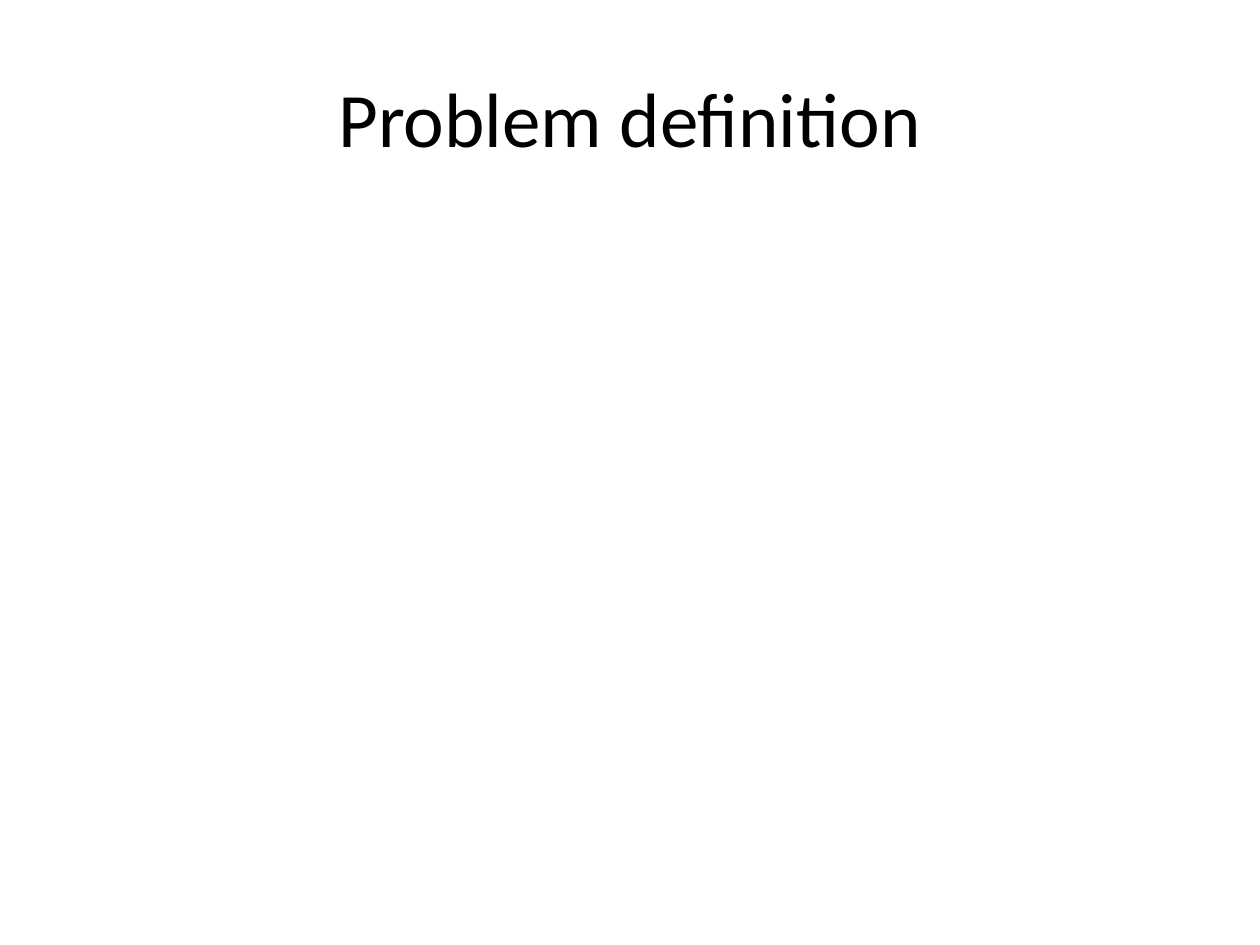
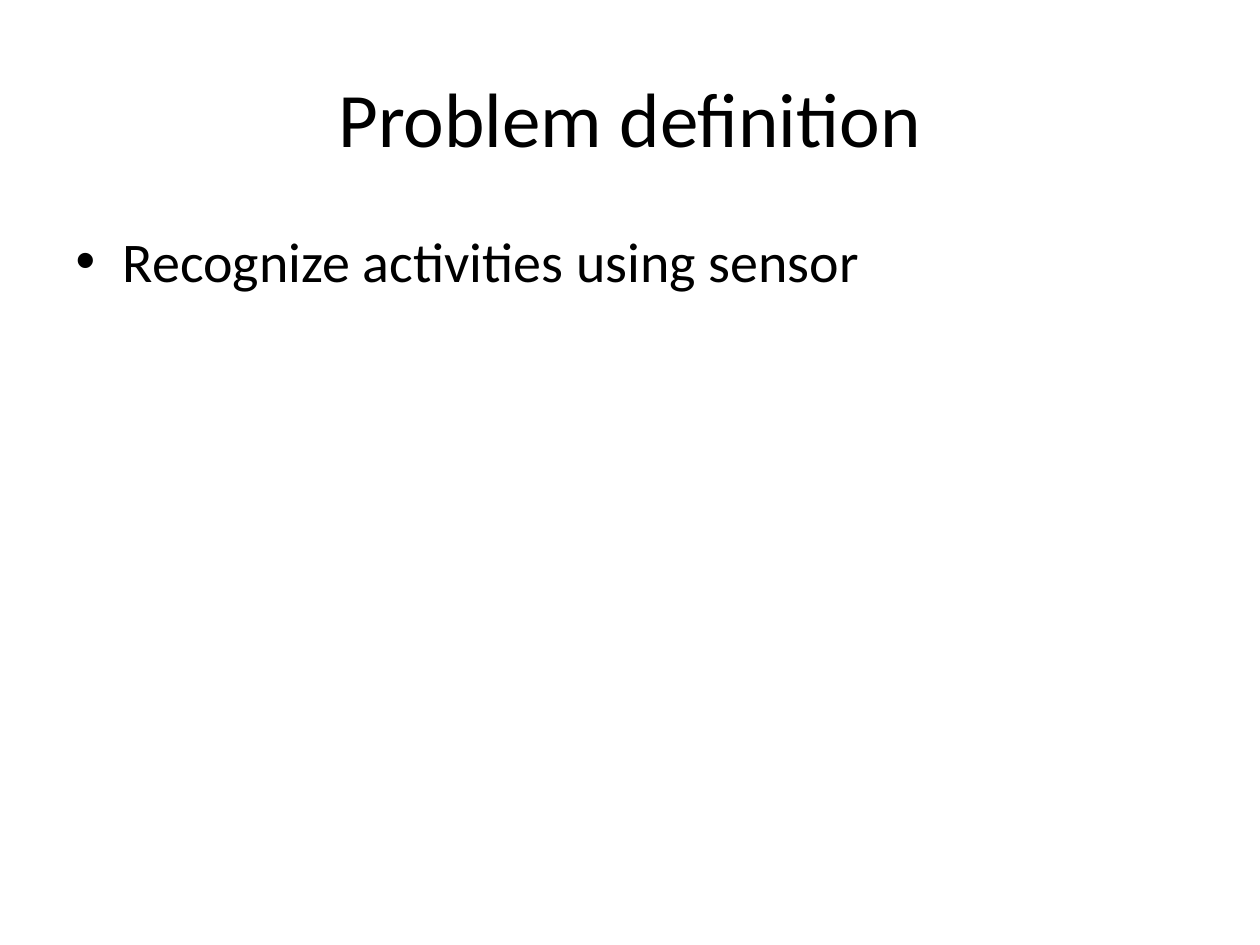
Before and after one commit to ppegusii/cs689-final, a slide deck: slide 4 of doc/slides.pptx. Drawn at 1260x945 pixels with LibreOffice and Linux fonts; fonts in the diff are those of the drawing. Boxes give left, top, right and bottom in pixels: in the first picture for what was removed or moved away, otherwise in the second. Text is boxed around its words. In the diff, an @@ line names an element or a change of style, - is before the commit and + after.

```diff
--- a/doc/slides.pptx
+++ b/doc/slides.pptx
@@ text added at box(123, 243, 859, 292), 32 pt, text #000000 @@
+• Recognize activities using sensor
```
Also in this commit, not shown: 5 other slides changed, 6 slides added.
